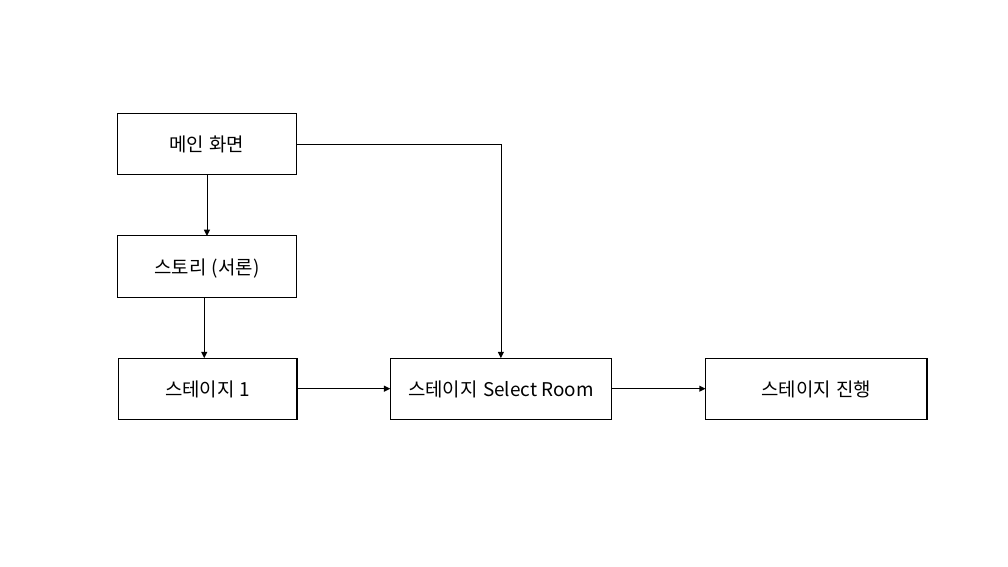
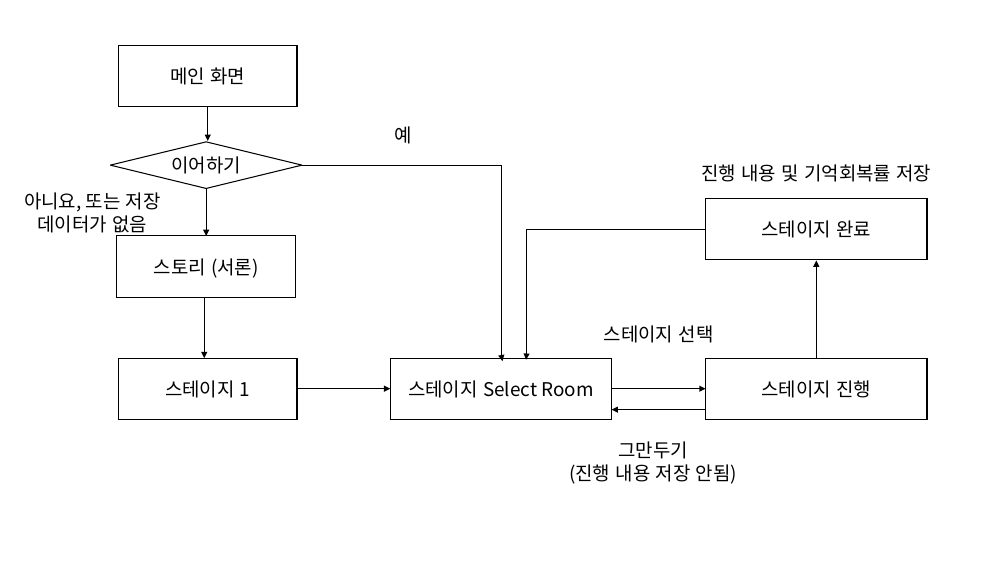
Before and after one commit to SBS-Academy-Team-Cube/Trip_of_Memories, a slide deck: slide 2 of Documents/Trip of memories SYSTEM Flow Chart.pptx. Drawn at 1008x567 pixels with LibreOffice and Linux fonts; fonts in the diff are those of the drawing. Boxes give left, top, right and bottom in pixels: in the first picture for what was removed or moved away, otherwise in the second. Text is boxed around its words. In the diff, an @@ line names an element or a change of style, - is before the commit and + after.

Commit message:
시스템 플로우차트 업데이트

```diff
--- a/Documents/Trip of memories SYSTEM Flow Chart.pptx
+++ b/Documents/Trip of memories SYSTEM Flow Chart.pptx
@@ rectangle "메인 화면" moved from (x1=118, y1=114, x2=296, y2=175) to (x1=119, y1=45, x2=297, y2=107) @@
@@ arrow moved from (207, 175) - (207, 236) to (208, 106) - (208, 141) @@
@@ diamond added at (x1=110, y1=142, x2=302, y2=189), outline #000000 1 pt, 18 pt, text #000000 @@
+이어하기
@@ text added at (x1=395, y1=126, x2=412, y2=144), 18 pt, text #000000 @@
+예
@@ elbow arrow moved from (296, 144) - (501, 358) to (302, 165) - (503, 361) @@
@@ text added at (x1=701, y1=164, x2=931, y2=182), 18 pt, text #000000 @@
+진행 내용 및 기억회복률 저장
@@ text added at (x1=24, y1=192, x2=161, y2=236), 18 pt, text #000000 @@
+아니요, 또는 저장 데이터가 없음
@@ arrow added from (206, 188) to (206, 236), #000000 0.5 pt @@
@@ rectangle added at (x1=706, y1=199, x2=927, y2=260), outline #000000 1 pt, 18 pt, text #000000 @@
+스테이지 완료
@@ elbow arrow added from (706, 229) to (526, 360), #000000 0.5 pt @@
@@ arrow added from (817, 358) to (817, 261), #000000 0.5 pt @@
@@ text added at (x1=604, y1=325, x2=714, y2=343), 18 pt, text #000000 @@
+스테이지 선택
@@ arrow added from (706, 410) to (612, 410), #000000 0.5 pt @@
@@ text added at (x1=569, y1=441, x2=737, y2=484), 18 pt, text #000000 @@
+그만두기
+(진행 내용 저장 안됨)
```
Also in this commit, not shown: 4 slides added, 1 slide removed.
